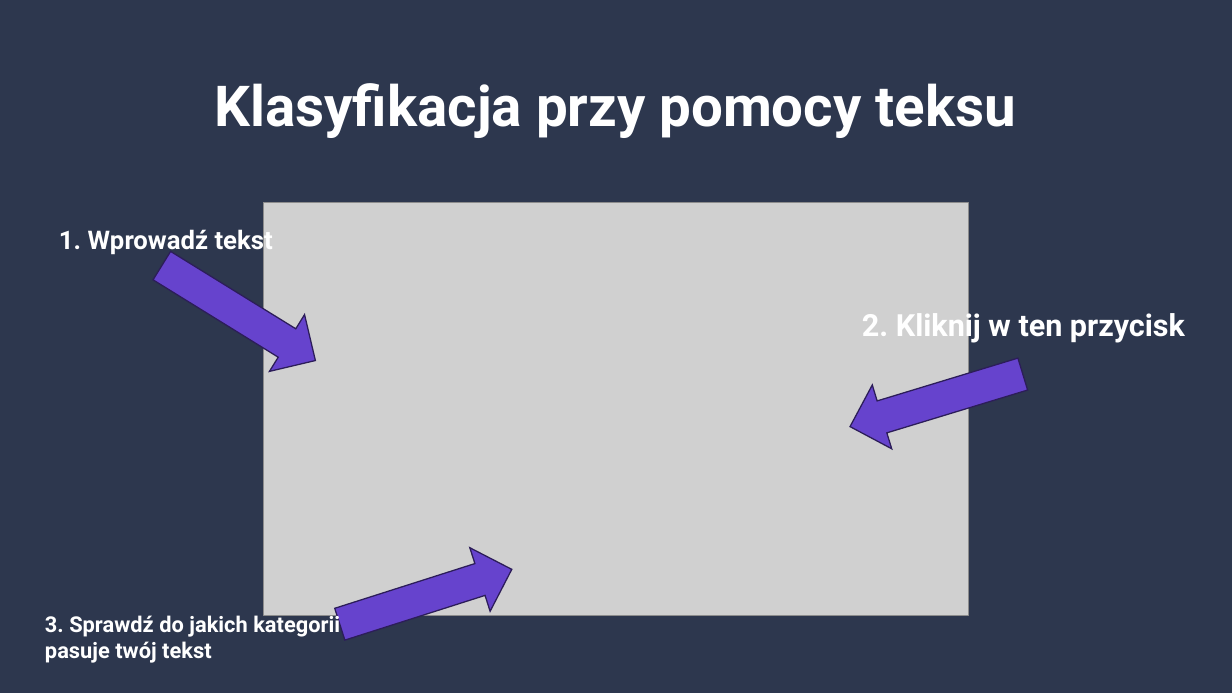
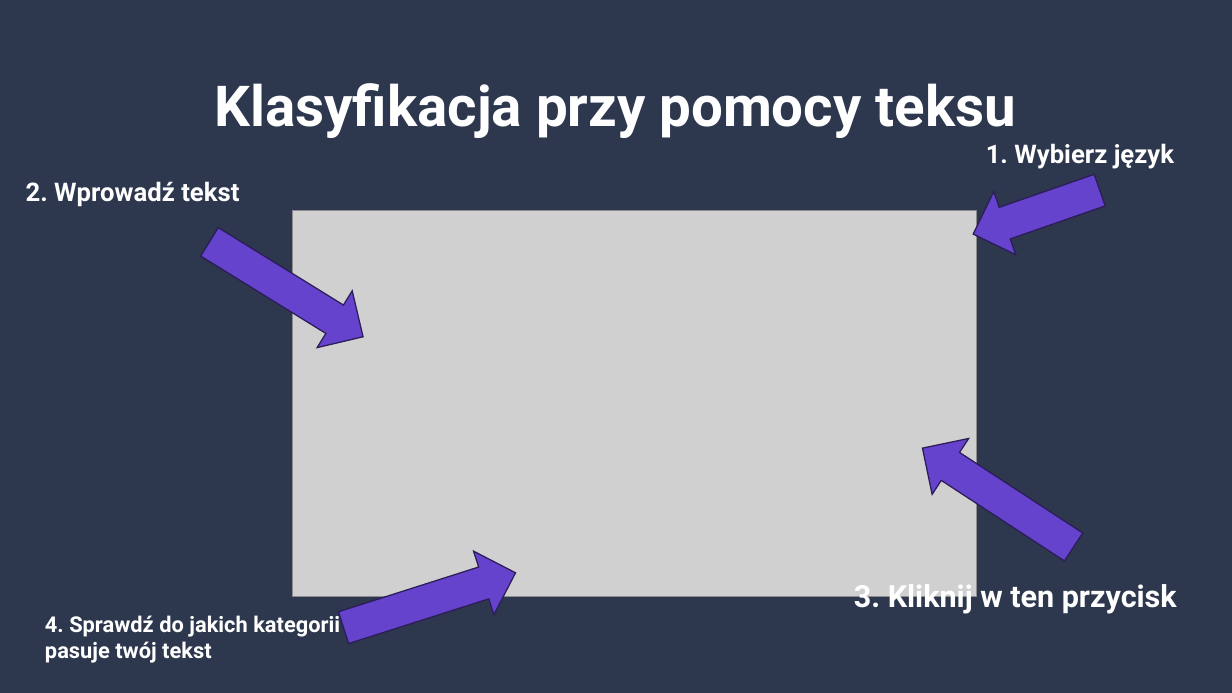
Before and after one commit to piotrbarabasz/WebArticleClassifier, a slide deck: slide 4 of Arcicle Classifier – działanie prototypu.pptx. Drawn at 1232x693 pixels with LibreOffice and Linux fonts; fonts in the diff are those of the drawing; grey boxes stand for pictures; background and template pictures are left out. Boxes give left, top, right and bottom in pixels: in the first picture for what was removed or moved away, otherwise in the second. Text is boxed around its words. In the diff, an @@ line names an element or a change of style, - is before the commit and + after.

```diff
--- a/Arcicle Classifier – działanie prototypu.pptx
+++ b/Arcicle Classifier – działanie prototypu.pptx
@@ text added at <box>986,143,1174,169</box>, 20 pt, text #FFFFFF, bold @@
+1. Wybierz język
@@ right arrow added at <box>962,158,1111,265</box>, fill #6643CD, outline #2D1D5A 1 pt @@
@@ text at <box>26,181,239,207</box>: text changed @@
-1. Wprowadź tekst
+2. Wprowadź tekst
@@ right arrow: place and size @@
-right arrow at <box>145,238,333,389</box>
+right arrow at <box>192,214,380,365</box>
@@ picture: place and size @@
-picture at <box>263,202,968,616</box>
+picture at <box>292,211,977,597</box>
@@ right arrow at <box>904,420,1091,574</box>: rotation 163 to 213 degrees @@
@@ right arrow: place and size @@
-right arrow at <box>330,538,522,656</box>
+right arrow at <box>333,542,525,660</box>
@@ text at <box>854,584,1177,614</box>: text changed @@
-2. Kliknij w ten przycisk
+3. Kliknij w ten przycisk
@@ text at <box>45,612,340,663</box>: text changed @@
-3. Sprawdź do jakich kategorii pasuje twój tekst
+4. Sprawdź do jakich kategorii pasuje twój tekst
```
Also in this commit, not shown: 3 other slides changed.
